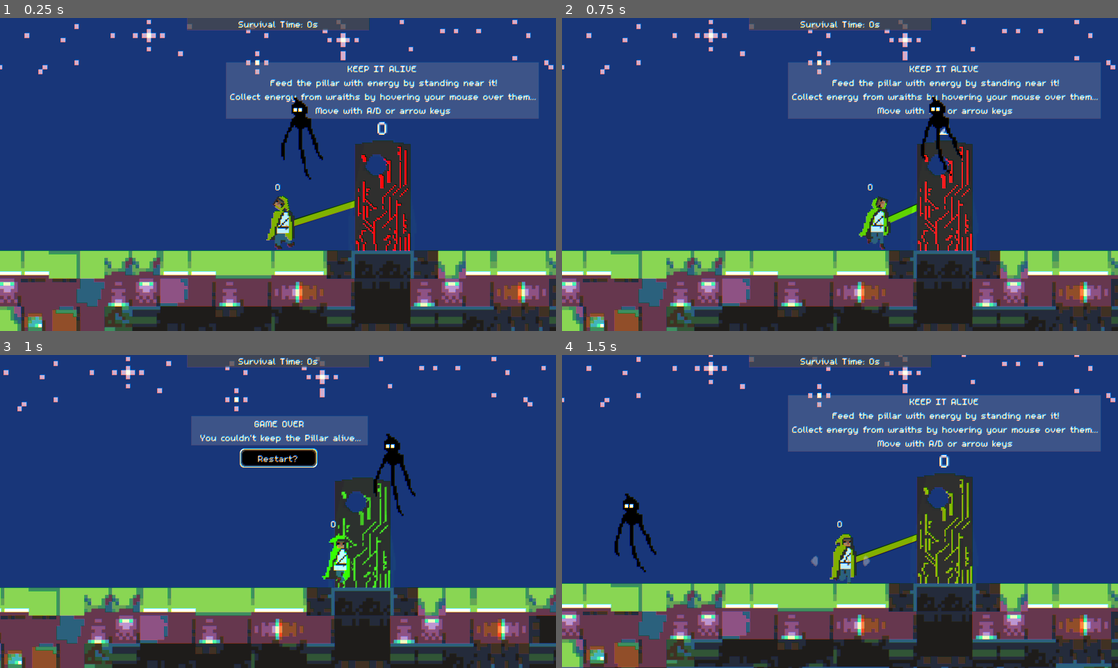
Above: before the commit, frames 1-4 (two rows, left to right).
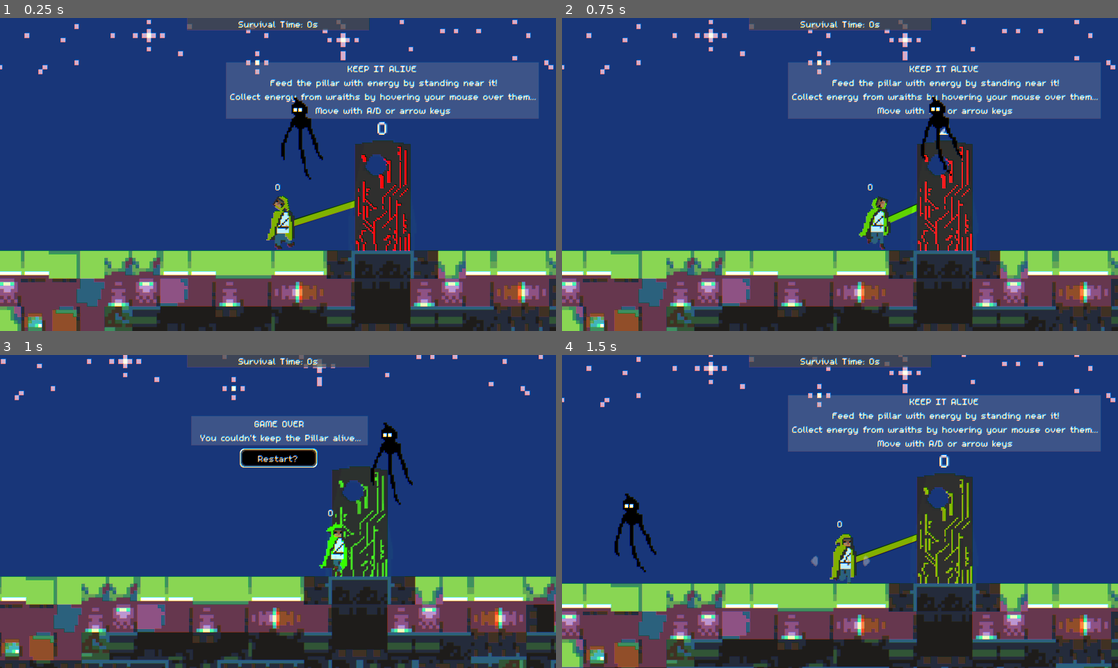
Above: after the commit, the same moments.

Repository: MHillier98/FeedThePillar
Game: Godot game, scene res://Scenes/TestScene.tscn
The game is run twice, just before and just after one commit, with the same random seed, the same clock (stepped at 60 frames per second) and the same inputs.
Inputs (mouse positions are in pixels of both pictures, inside the frame that each line leads up to):
- Up to frame 1 (0.25 s): no input
- Up to frame 2 (0.75 s): move the mouse to (895, 136) at 0.52 s; hold D (right) from 0.53 s (still down); hold W (up) from 0.53 s (still down); click (895, 136) at 0.67 s
- Up to frame 3 (1 s): keep holding D (right); keep holding W (up)
- Up to frame 4 (1.5 s): release D (right) at 1.25 s; release W (up) at 1.25 s; click "Restart?" at 1.25 s

Frames 1-2 are identical in both runs. In frame 3, 25% of the frame differs, in the area x 0-100%, y 0-100%; in frame 4, nothing differs.

Commit message:
Added camera shake

Diff:
--- a/Scenes/TestScene.tscn
+++ b/Scenes/TestScene.tscn
@@ -13,6 +13,7 @@
 [ext_resource path="res://Images/BlankWhite.png" type="Texture" id=11]
 [ext_resource path="res://Resources/CRTShader.shader" type="Shader" id=12]
 [ext_resource path="res://Resources/StyleBoxFlatDarkGrey.tres" type="StyleBox" id=13]
+[ext_resource path="res://Scripts/CameraShaker.gd" type="Script" id=14]
 
 [sub_resource type="ShaderMaterial" id=1]
 shader = ExtResource( 12 )
@@ -149,9 +150,11 @@
 position = Vector2( 200, 235 )
 
 [node name="Camera2D" type="Camera2D" parent="Player"]
+pause_mode = 2
 position = Vector2( 0, -62 )
 current = true
 drag_margin_h_enabled = true
+script = ExtResource( 14 )
 
 [node name="TileMap" type="TileMap" parent="."]
 tile_set = ExtResource( 2 )
--- /dev/null
+++ b/Scripts/CameraShaker.gd
@@ -0,0 +1,55 @@
+extends Camera2D
+
+var _duration = 0.0
+var _period_in_ms = 0.0
+var _amplitude = 0.0
+var _timer = 0.0
+var _last_shook_timer = 0
+var _previous_x = 0.0
+var _previous_y = 0.0
+var _last_offset = Vector2(0, 0)
+
+func _ready():
+	set_process(true)
+
+# Shake with decreasing intensity while there's time remaining.
+func _process(delta):
+	# Only shake when there's shake time remaining.
+	if _timer == 0:
+		return
+	# Only shake on certain frames.
+	_last_shook_timer = _last_shook_timer + delta
+	# Be mathematically correct in the face of lag; usually only happens once.
+	while _last_shook_timer >= _period_in_ms:
+		_last_shook_timer = _last_shook_timer - _period_in_ms
+		# Lerp between [amplitude] and 0.0 intensity based on remaining shake time.
+		var intensity = _amplitude * (1 - ((_duration - _timer) / _duration))
+		# Noise calculation logic from http://jonny.morrill.me/blog/view/14
+		var new_x = rand_range(-1.0, 1.0)
+		var x_component = intensity * (_previous_x + (delta * (new_x - _previous_x)))
+		var new_y = rand_range(-1.0, 1.0)
+		var y_component = intensity * (_previous_y + (delta * (new_y - _previous_y)))
+		_previous_x = new_x
+		_previous_y = new_y
+		# Track how much we've moved the offset, as opposed to other effects.
+		var new_offset = Vector2(x_component, y_component)
+		set_offset(get_offset() - _last_offset + new_offset)
+		_last_offset = new_offset
+	# Reset the offset when we're done shaking.
+	_timer = _timer - delta
+	if _timer <= 0:
+		_timer = 0
+		set_offset(get_offset() - _last_offset)
+
+# Kick off a new screenshake effect.
+func shake(duration, frequency, amplitude):
+	# Initialize variables.
+	_duration = duration
+	_timer = duration
+	_period_in_ms = 1.0 / frequency
+	_amplitude = amplitude
+	_previous_x = rand_range(-1.0, 1.0)
+	_previous_y = rand_range(-1.0, 1.0)
+	# Reset previous offset, if any.
+	set_offset(get_offset() - _last_offset)
+	_last_offset = Vector2(0, 0)
--- a/Scripts/GameController.gd
+++ b/Scripts/GameController.gd
@@ -8,7 +8,7 @@
 onready var instructions = $PowerLine/Instructions
 onready var game_over = $CanvasLayer/HUD/GameOver
 onready var restart_button = $CanvasLayer/HUD/RestartButton
-
+onready var camera = $Player/Camera2D
 
 var new_wraith = preload("res://Scenes/Wraith.tscn")
 
@@ -54,11 +54,13 @@
 		var points_difference = old_player_points - player_points
 
 		if points_difference > 0:
+			camera.shake(0.1, 6, 3)
 			pillar.add_points(points_difference)
 			paused = false
 
 
 func _on_Wraith_died():
+	camera.shake(0.2, 17, 10)
 	player.clear_wraith()
 #	print("we need another wraith!")
 	var wraith = spawn_wraith()
@@ -81,6 +83,7 @@
 
 
 func _on_Pillar_end_game():
+	camera.shake(0.5, 10, 15)
 #	yield(get_tree().create_timer(2), "timeout")
 	player.reset_head()
 	instructions.hide()
@@ -90,6 +93,7 @@
 
 
 func _on_RestartButton_button_up():
+	camera.shake(0.2, 8, 10)
 	var new_scene = get_tree().reload_current_scene()
 	get_tree().paused = false
 	if new_scene != 0: # Error.OK
Not shown: 1 places in Scenes/TestScene.tscn that only renumber resources
